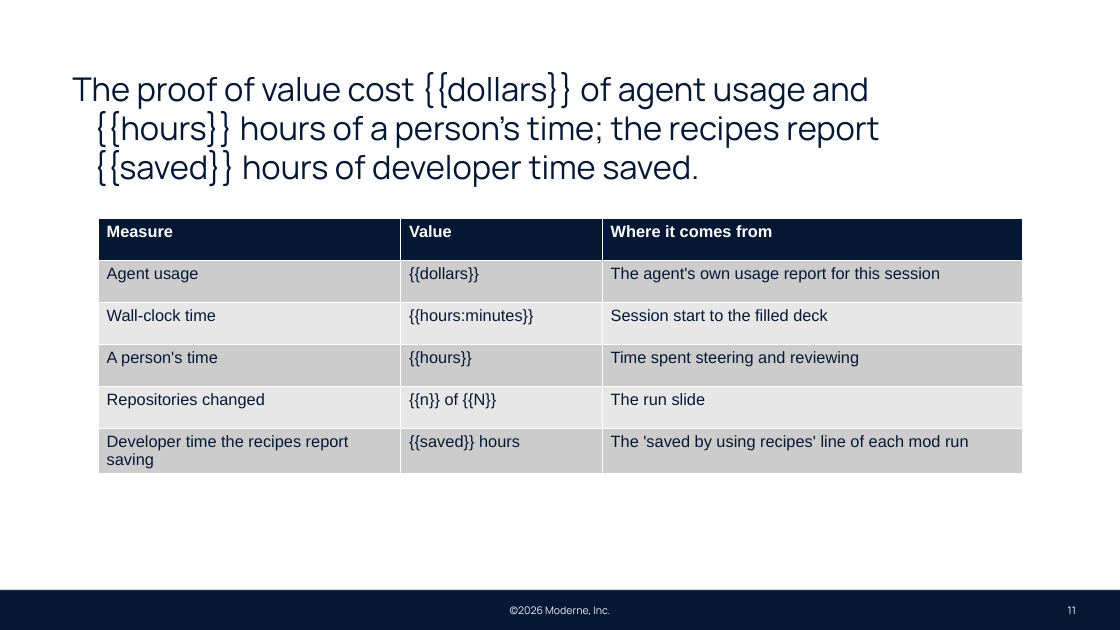
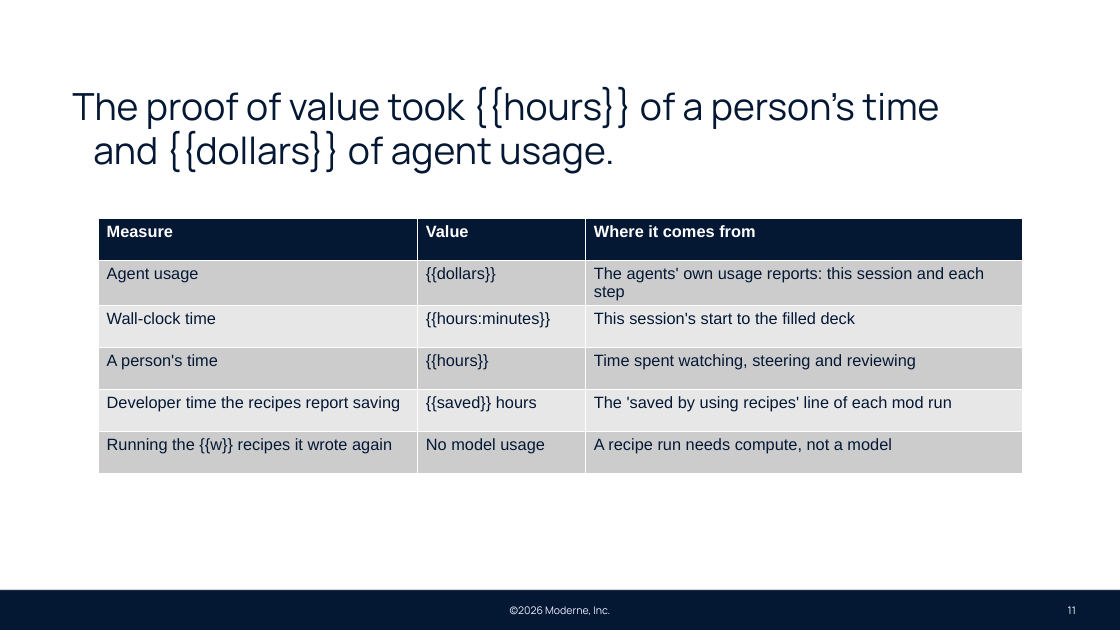
Before and after one commit to moderneinc/moderne-docs, a slide deck: slide 11 of static/decks/moderne-pov.pptx. Drawn at 1120x630 pixels with LibreOffice and Linux fonts; fonts in the diff are those of the drawing; background and template pictures are left out. Boxes give left, top, right and bottom in pixels: in the first picture for what was removed or moved away, otherwise in the second. Text is boxed around its words. In the diff, an @@ line names an element or a change of style, - is before the commit and + after.

Commit message:
Tell the proof of value as a story of prompts, in windows you can watch, with or without a tenant
The deck is now the script: each slide's command is a step the session runs as a session of its own in a terminal window, from an ordinary fix-code-quality prompt to the same prompt as a standing factory, a migration, a vulnerability watch and a data-flow question, closing on the recipes the agent wrote. A step ends by writing board/<step>.md, which the outer session waits for, so no step needs --unattended. The page and the picker also cover a CLI with no tenant, where the repositories are synced to the machine and --org is left off.

```diff
--- a/static/decks/moderne-pov.pptx
+++ b/static/decks/moderne-pov.pptx
@@ text at [72,87,939,174]: text changed; size 28 to 32 pt @@
-The proof of value cost {{dollars}} of agent usage and {{hours}} hours of a person's time; the recipes report {{saved}} hours of developer time saved.
+The proof of value took {{hours}} of a person's time and {{dollars}} of agent usage.
@@ table at [98,218,1023,471] @@
-row 2: Agent usage | {{dollars}} | The agent's own usage report for this session
-row 3: Wall-clock time | {{hours:minutes}} | Session start to the filled deck
-row 4: A person's time | {{hours}} | Time spent steering and reviewing
-row 5: Repositories changed | {{n}} of {{N}} | The run slide
+row 2: Agent usage | {{dollars}} | The agents' own usage reports: this session and each step
+row 3: Wall-clock time | {{hours:minutes}} | This session's start to the filled deck
+row 4: A person's time | {{hours}} | Time spent watching, steering and reviewing
+row 6: Running the {{w}} recipes it wrote again | No model usage | A recipe run needs compute, not a model
```
Also in this commit, not shown: 5 other slides changed, 6 slides added, 7 slides removed, 3 other files.
